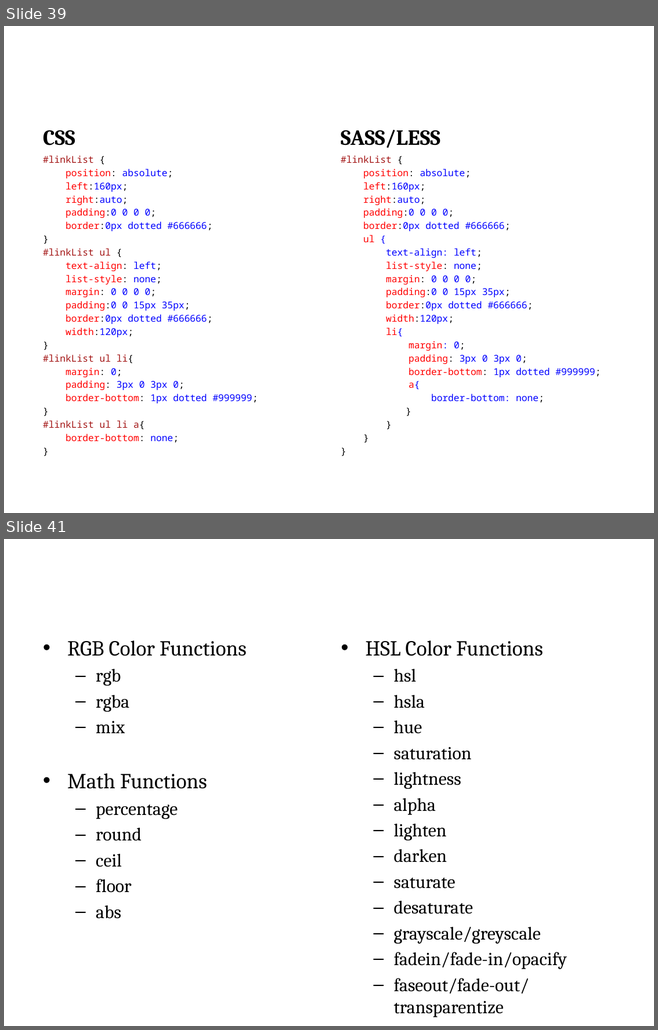
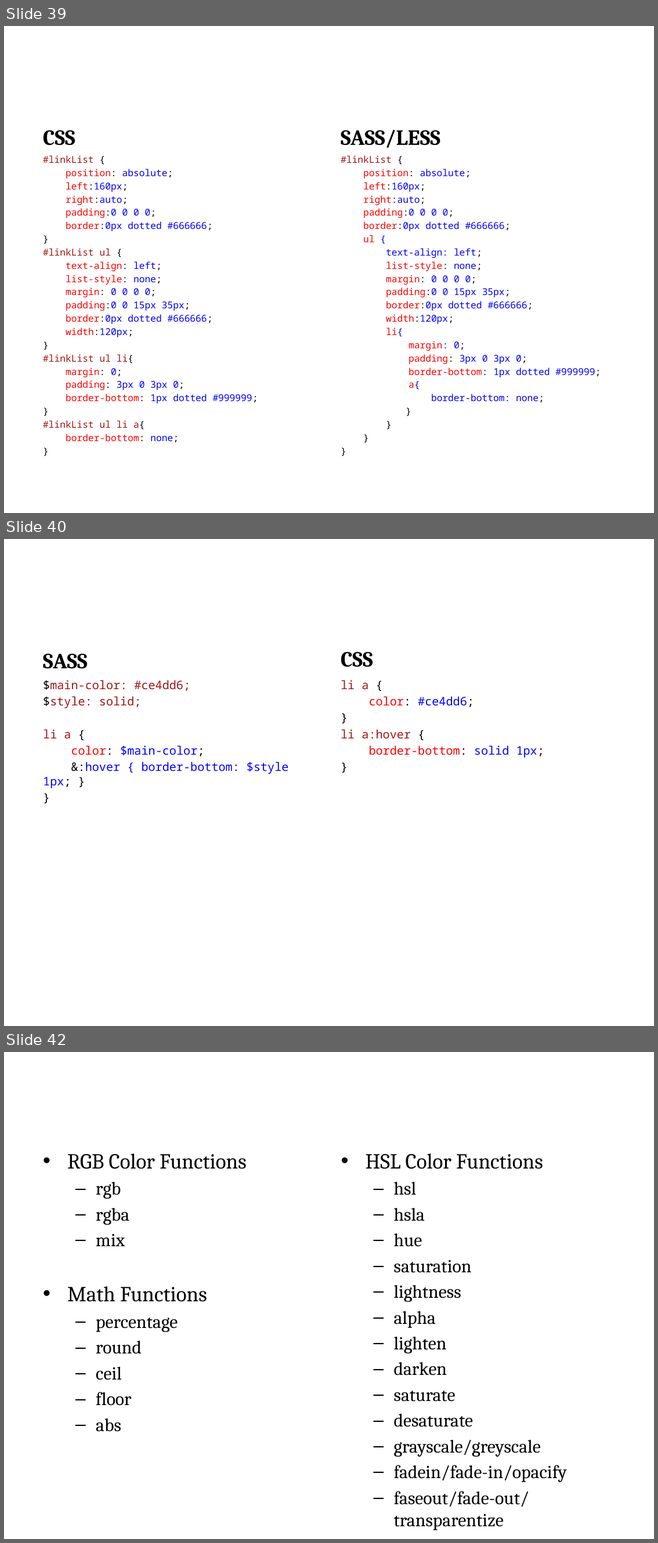
Before and after one commit to jacobladams/presentations, a slide deck: less-and-sass/Write LESS CSS and make it SASSier.pptx. Shown one above the other, each under a label of ours: slides 39 and 41 before the commit, slides 39, 40 and 42 after it; the slides between them are not shown. The pictures are 658x1030 and 658x1543 pixels, drawn with LibreOffice and Linux fonts; fonts in the diff are those of the drawing; background and template pictures are left out. Boxes give left, top, right and bottom in pixels: in the first picture for what was removed or moved away, otherwise in the second. Text is boxed around its words. In the diff, an @@ line names an element or a change of style, - is before the commit and + after.

```diff
--- a/less-and-sass/Write LESS CSS and make it SASSier.pptx
+++ b/less-and-sass/Write LESS CSS and make it SASSier.pptx
@@ slide 40 added at [4, 539, 654, 1026], background picture (left out) @@
@@ title added at [36, 544, 621, 625], 44 pt, text #FFFFFF, bold @@
+SASS – Parent References
@@ text added at [43, 653, 88, 669], 24 pt, text #000000, bold @@
+SASS
@@ text added at [340, 652, 373, 667], 24 pt, text #000000, bold @@
+CSS
@@ text added at [43, 680, 289, 788], 13 pt, text #0000FF @@
+$main-color: #ce4dd6;
+$style: solid;
+li a {
+color: $main-color;
+&:hover { border-bottom: $style 1px; }
+}
@@ text added at [340, 680, 544, 758], 13 pt, text #FF0000 @@
+li a {
+color: #ce4dd6;
+}
+li a:hover {
+border-bottom: solid 1px;
+}
@@ what was slide 41 is now slide 42 @@
```
Also in this commit, not shown: 2 slides changed, 8 other slides added, 4 slides removed.
